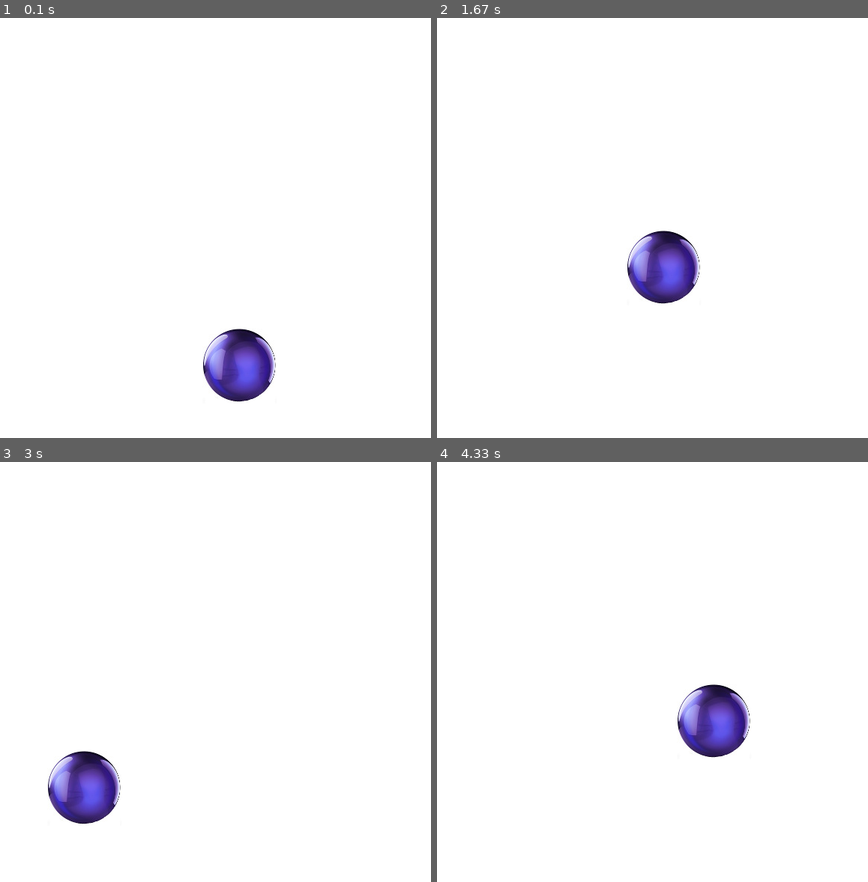
Above: before the commit, frames 1-4 (two rows, left to right).
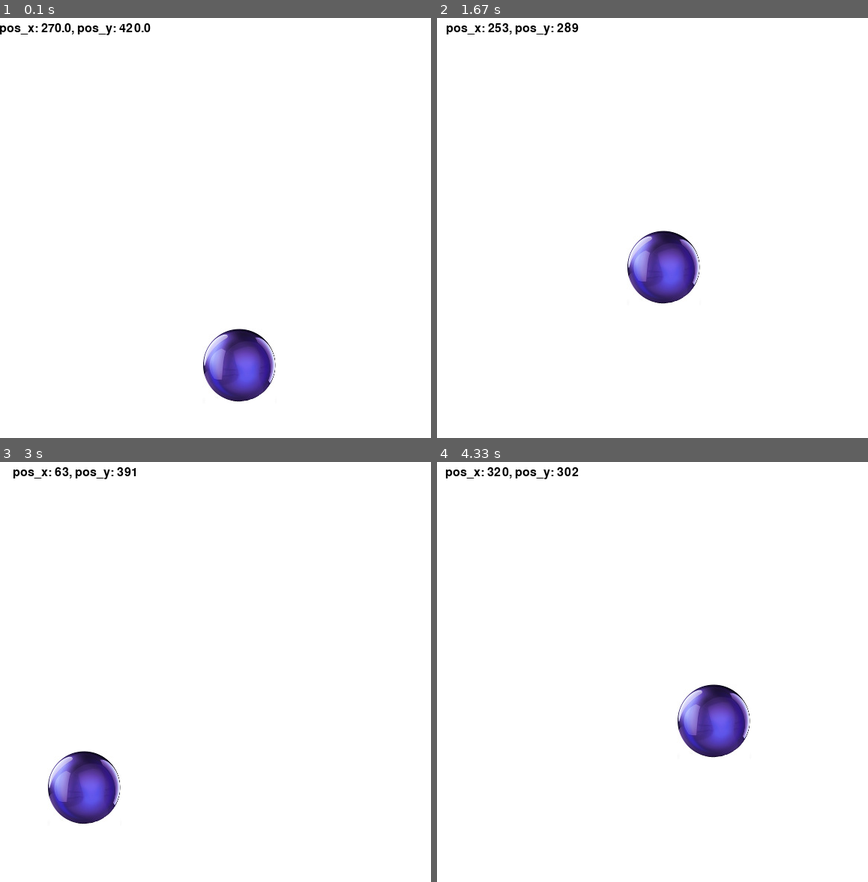
Above: after the commit, the same moments.

Repository: vishal-keshav/Q-Learning-pygame
Game: pygame game, started from testing_main.py
Two runs of this game, one before a commit and one after it. Both use one fixed random seed, a clock stepped at 60 frames per second and the inputs below.
Inputs (mouse positions are in pixels of both pictures, inside the frame that each line leads up to):
- Up to frame 1 (0.1 s): no input
- Up to frame 2 (1.67 s): hold Right 0.33-0.8 s; move the mouse to (643, 257) at 0.37 s; hold Up 0.83-1.13 s; move the mouse to (807, 228) at 0.87 s; hold Right 1.17-1.63 s; move the mouse to (665, 265) at 1.2 s
- Up to frame 3 (3 s): hold Left 1.67-2.2 s; move the mouse to (116, 684) at 1.7 s; hold Down 2.23-2.53 s; move the mouse to (267, 781) at 2.27 s; hold Left 2.57-2.97 s; move the mouse to (86, 789) at 2.6 s
- Up to frame 4 (4.33 s): hold Up 3-3.37 s; move the mouse to (725, 525) at 3.03 s; hold Right 3.4-4.03 s; move the mouse to (824, 840) at 3.43 s; hold Down from 4.07 s (still down); move the mouse to (712, 722) at 4.1 s

The runs differ from the first frame. In frame 1, 0.3% of the frame differs, in the area x 0-35%, y 1-5%; in frame 2, 0.3%; in frame 3, 0.3%; in frame 4, 0.3%.

Commit message:
Log added

Diff:
--- a/testing_main.py
+++ b/testing_main.py
@@ -1,6 +1,6 @@
 import os
 import pygame as pg
-
+from text_log import *
 """Utility functons"""
 def maxim(a,b):
     if a > b:
@@ -77,6 +77,8 @@
 
     #update the game window, set fps
     disp.fill(bg_color)
+    log = "pos_x: " + str(ball_x) + ", pos_y: " + str(ball_y)
+    display_msg(log, pg, disp)
     draw(ball_image,disp,ball_x,ball_y)
     pg.display.update()
     clk.tick(30)
--- /dev/null
+++ b/text_log.py
@@ -0,0 +1,9 @@
+"""Log file"""
+import pygame as pg
+
+def display_msg(text,pg,disp):
+    text_font = pg.font.Font('freesansbold.ttf',16)
+    surface = text_font.render(text,True, (0,0,0))
+    surface_area = surface.get_rect()
+    surface_area.center = (100,20)
+    disp.blit(surface,surface_area)
Not shown, added: text_log.pyc
